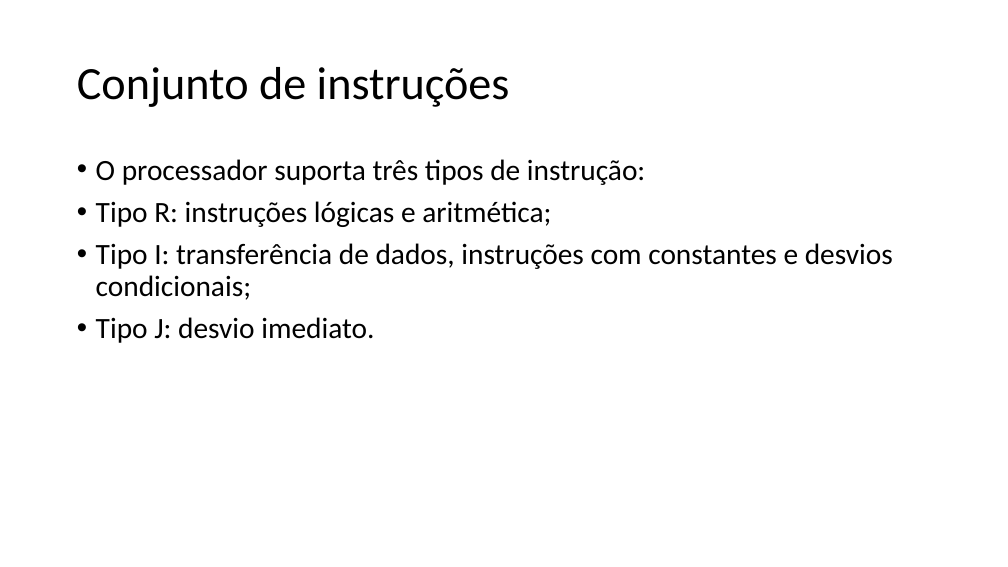
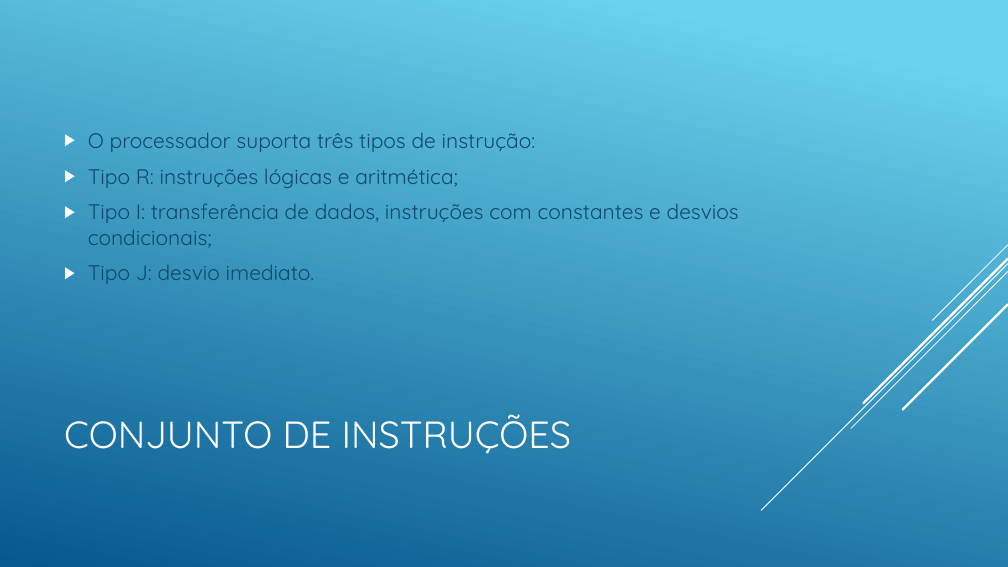
Before and after one commit to Tarlison/Projeto_Final_AOC_2018.2, a slide deck: slide 3 of Processador Uniciclo 16 bits.pptx. Drawn at 1008x567 pixels with LibreOffice and Linux fonts; fonts in the diff are those of the drawing. Boxes give left, top, right and bottom in pixels: in the first picture for what was removed or moved away, otherwise in the second. Text is boxed around its words. In the diff, an @@ line names an element or a change of style, - is before the commit and + after.

```diff
--- a/Processador Uniciclo 16 bits.pptx
+++ b/Processador Uniciclo 16 bits.pptx
@@ background #FFFFFF to gradient #6ED2EB to #06588E @@
@@ text "O processador suporta três tipos ...": place and size @@
-text "O processador suporta três tipos ..." at [96, 159, 893, 343]
+text "O processador suporta três tipos ..." at [88, 133, 739, 284]
@@ text "O processador suporta três tipos ..." at [88, 133, 739, 284]: size 28 to 20 pt, font Calibri to Quicksand, text colour #000000 to #0F496F; bullet • to ▶; line spacing 0.9 to 1; vertical alignment top to middle @@
@@ group added at [761, 245, 1008, 510]: 5 lines @@
@@ title at [64, 414, 571, 454]: text changed; size 44 to 36 pt; font Calibri to Quicksand; text colour #000000 to #FFFFFF @@
-Conjunto de instruções
+CONJUNTO DE INSTRUÇÕES
```
Also in this commit, not shown: 14 other slides changed.
